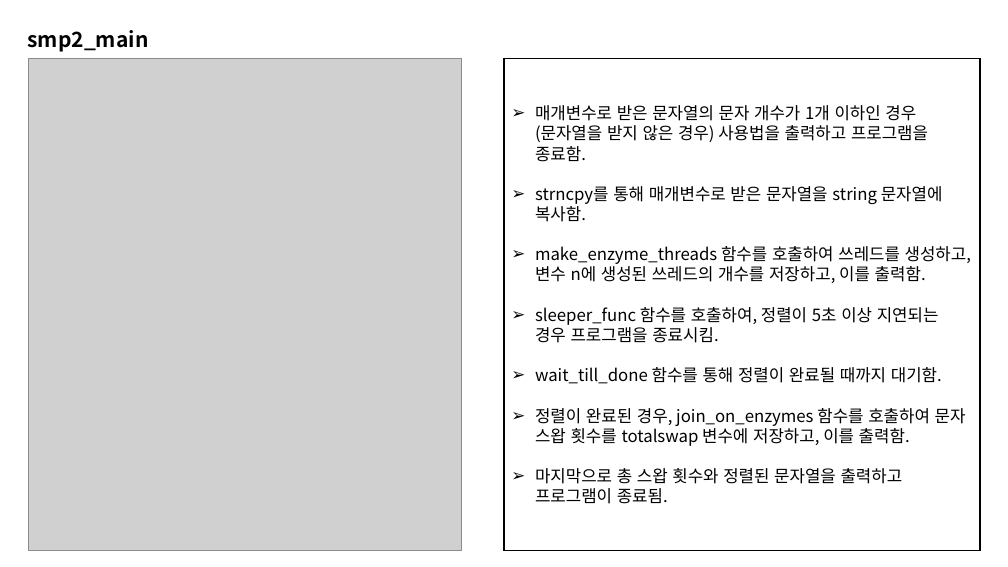
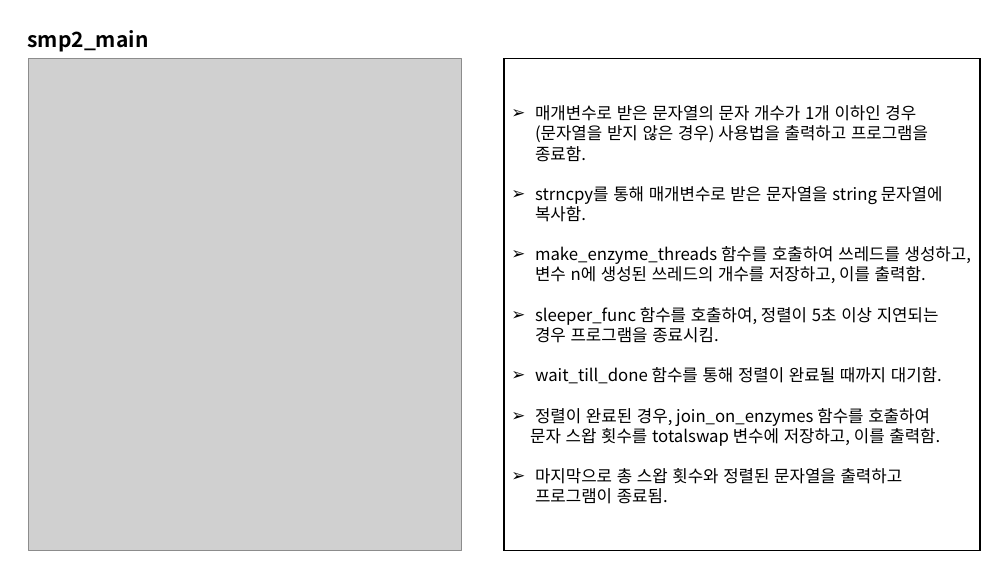
Before and after one commit to dudghks97/OS, a slide deck: slide 9 of 2016305078_최영환_os_report_02.pptx (slide 8 before the commit). Drawn at 1008x567 pixels with LibreOffice and Linux fonts; fonts in the diff are those of the drawing; grey boxes stand for pictures. Boxes give left, top, right and bottom in pixels: in the first picture for what was removed or moved away, otherwise in the second. Text is boxed around its words. In the diff, an @@ line names an element or a change of style, - is before the commit and + after.

```diff
--- a/2016305078_최영환_os_report_02.pptx
+++ b/2016305078_최영환_os_report_02.pptx
@@ text in rectangle at bbox=[530, 408, 940, 446]: text changed @@
-➢ 정렬이 완료된 경우, join_on_enzymes 함수를 호출하여 문자 스왑 횟수를 totalswap 변수에 저장하고, 이를 출력함.
+➢ 정렬이 완료된 경우, join_on_enzymes 함수를 호출하여
+문자 스왑 횟수를 totalswap 변수에 저장하고, 이를 출력함.
```
Also in this commit, not shown: 6 other slides changed.
